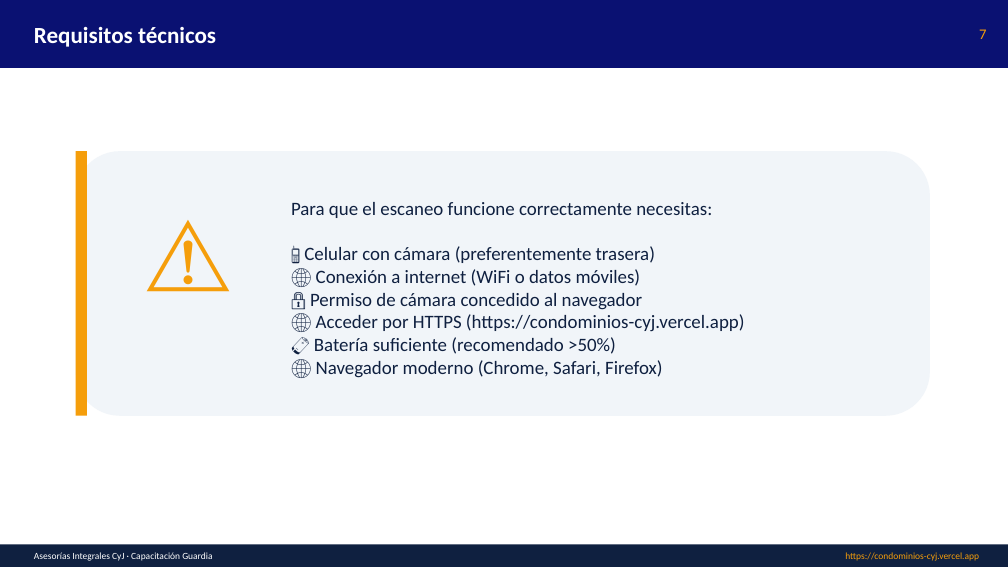
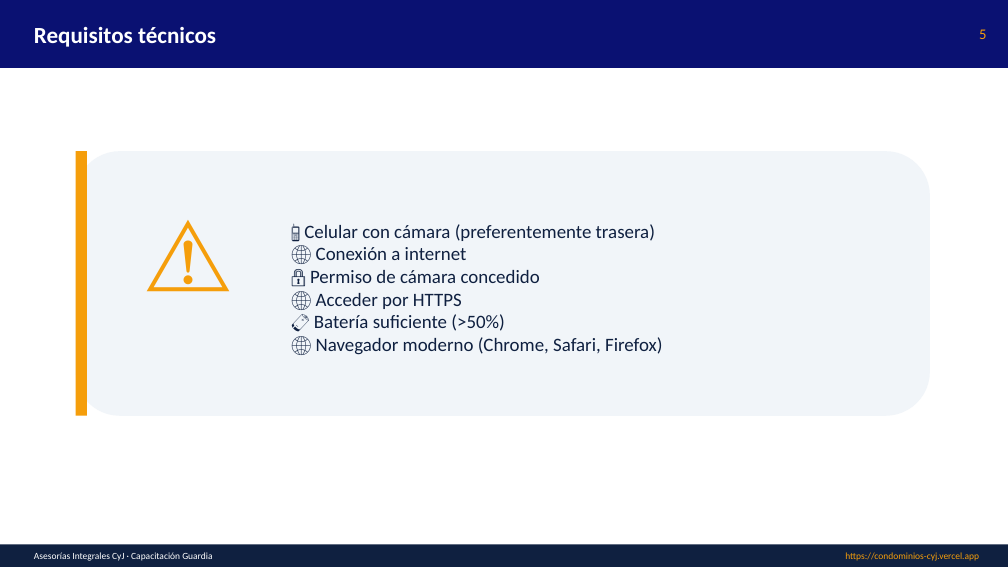
Before and after one commit to asesoriasintegralescyj-stack/condominios-cyj, a slide deck: slide 5 of public/manuales/Capacitacion_Guardia.pptx (slide 7 before the commit). Drawn at 1008x567 pixels with LibreOffice and Linux fonts; fonts in the diff are those of the drawing. Boxes give left, top, right and bottom in pixels: in the first picture for what was removed or moved away, otherwise in the second. Text is boxed around its words. In the diff, an @@ line names an element or a change of style, - is before the commit and + after.

```diff
--- a/public/manuales/Capacitacion_Guardia.pptx
+++ b/public/manuales/Capacitacion_Guardia.pptx
@@ text at (x1=979, y1=29, x2=986, y2=39): text changed @@
-7
+5
@@ text at (x1=304, y1=224, x2=662, y2=355): text changed @@
-Para que el escaneo funcione correctamente necesitas:
-📱 Celular con cámara (preferentemente trasera)
-🌐 Conexión a internet (WiFi o datos móviles)
-🔒 Permiso de cámara concedido al navegador
-🌐 Acceder por HTTPS (https://condominios-cyj.vercel.app)
-🔋 Batería suficiente (recomendado >50%)
-🌐 Navegador moderno (Chrome, Safari, Firefox)
+📱 Celular con cámara (preferentemente trasera)
+🌐 Conexión a internet
+🔒 Permiso de cámara concedido
+🌐 Acceder por HTTPS
+🔋 Batería suficiente (>50%)
+🌐 Navegador moderno (Chrome, Safari, Firefox)
```
Also in this commit, not shown: 7 other slides changed, 2 slides removed, 24 other files.
